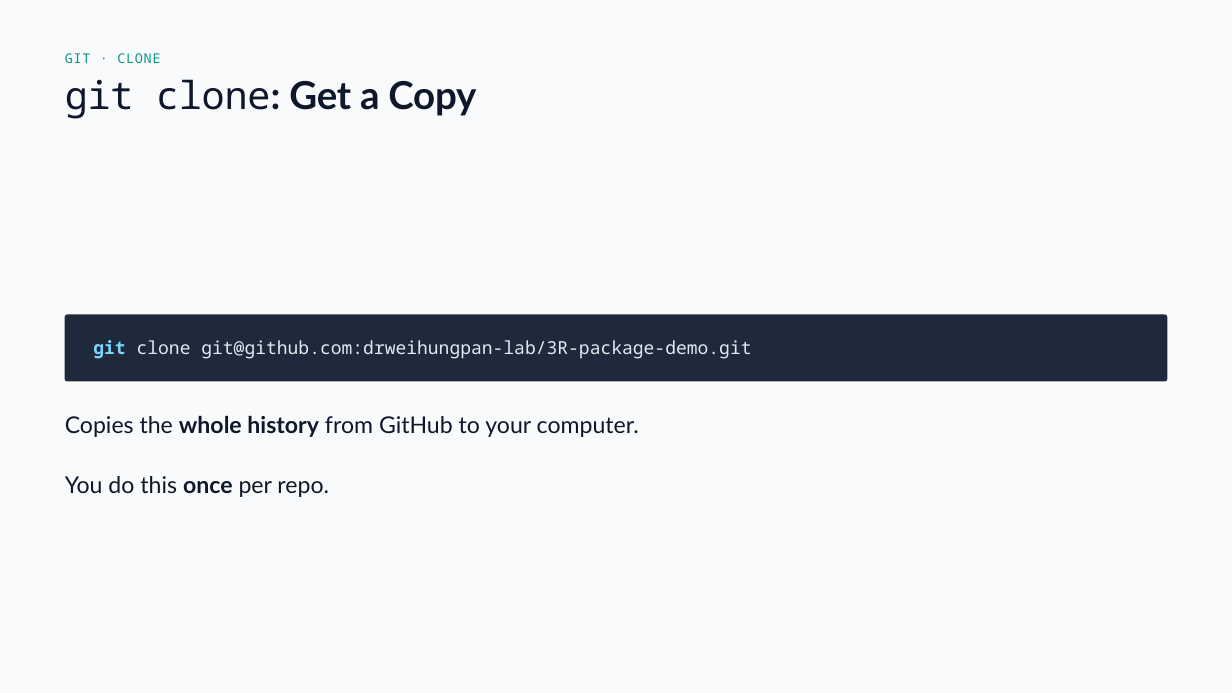
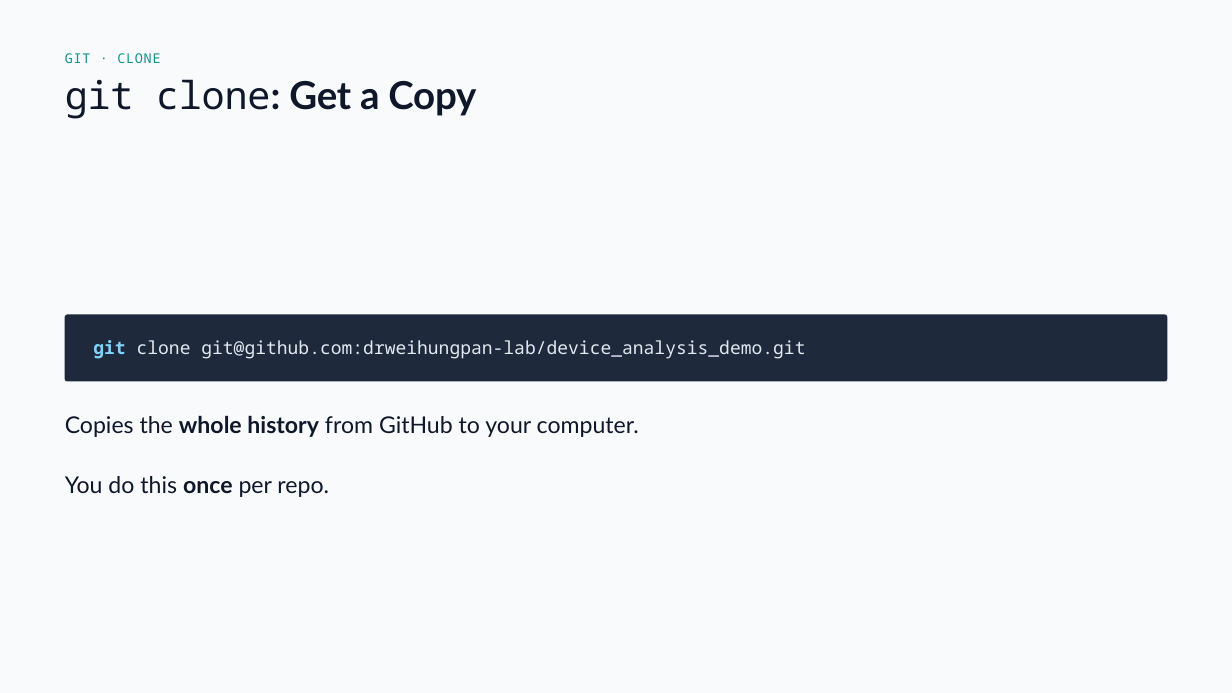
Before and after one commit to drweihungpan-lab/3R-teaching, a slide deck: slide 24 of materials/slides/session-2.pptx (slide 23 before the commit). Drawn at 1232x693 pixels with LibreOffice and Linux fonts; fonts in the diff are those of the drawing. Boxes give left, top, right and bottom in pixels: in the first picture for what was removed or moved away, otherwise in the second. Text is boxed around its words. In the diff, an @@ line names an element or a change of style, - is before the commit and + after.

```diff
--- a/materials/slides/session-2.pptx
+++ b/materials/slides/session-2.pptx
@@ text at (93,340,805,359): text changed @@
-git clone git@github.com:drweihungpan-lab/3R-package-demo.git
+git clone git@github.com:drweihungpan-lab/device_analysis_demo.git
```
Also in this commit, not shown: 9 other slides changed, 18 slides added, 10 slides removed, 2 other files.
